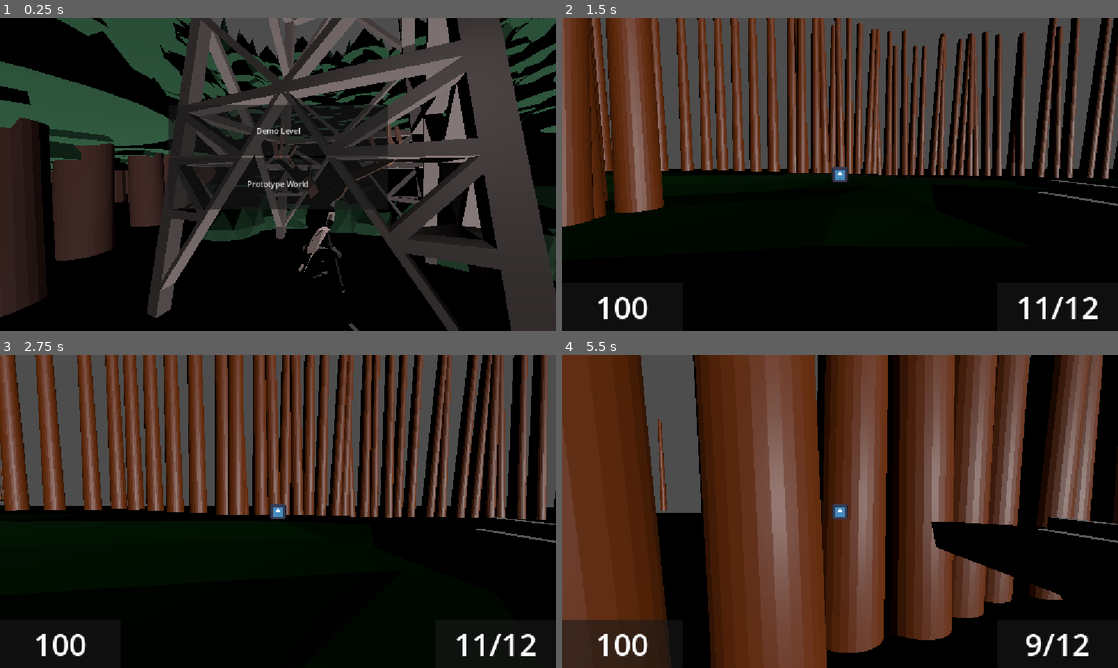
Above: before the commit, frames 1-4 (two rows, left to right).
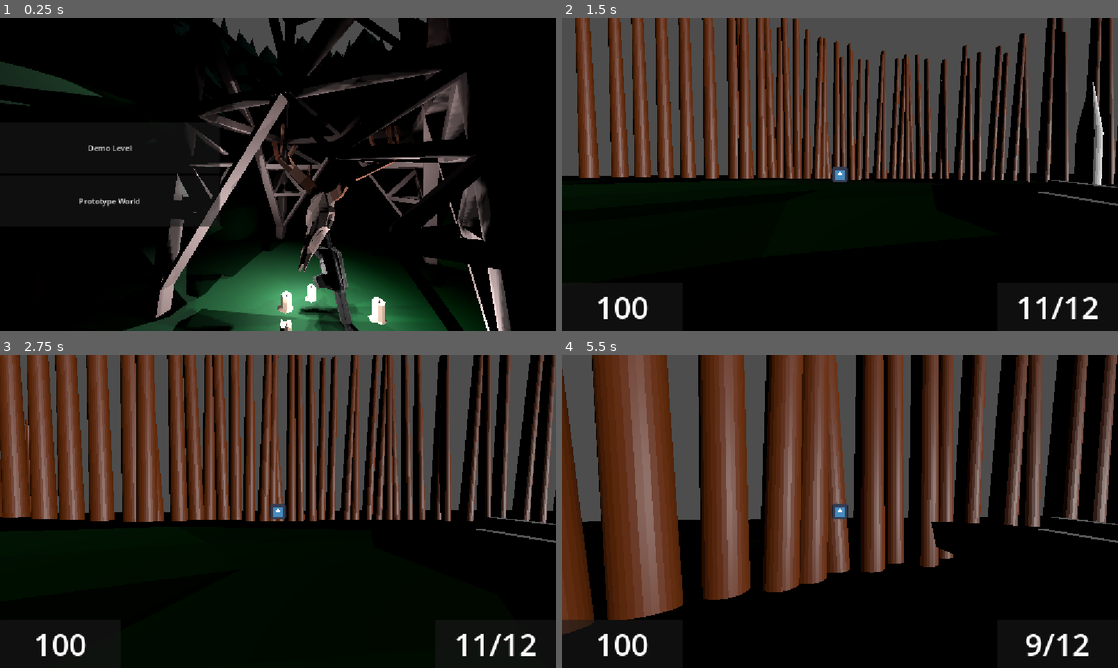
Above: after the commit, the same moments.

Repository: flowerFawn/unnamed-narrative-fps
Game: Godot game, scene res://ui/main menu/main menu.tscn
Same seed, same stepped clock (60 frames per second), same inputs: the game is played once before the commit and once after it. The engine's default icon, where the game draws it, is replaced by a stand-in: a white triangle on a blue panel in a dark square.
Inputs (mouse positions are in pixels of both pictures, inside the frame that each line leads up to):
- Up to frame 1 (0.25 s): no input
- Up to frame 2 (1.5 s): click "Demo Level" at 0.5 s; move the mouse to (867, 174) at 1.27 s; press the mouse at (867, 174) at 1.28 s; hold W (Move Forward) from 1.28 s (still down)
- Up to frame 3 (2.75 s): keep holding W (Move Forward); tap Space (Jump) at 1.52, 2.27 s; move the mouse to (250, 511) at 2.02 s; release the mouse at (250, 511) at 2.03 s; tap Shift (Sprint) at 2.1 s
- Up to frame 4 (5.5 s): keep holding W (Move Forward); move the mouse to (851, 505) at 2.77 s; press the mouse at (851, 505) at 2.78 s; move the mouse to (834, 517) at 3.52 s; release the mouse at (834, 517) at 3.53 s; tap Shift (Sprint) at 3.6, 5.1 s; tap Space (Jump) at 3.77, 4.52, 5.27 s; move the mouse to (878, 514) at 4.27 s; press the mouse at (878, 514) at 4.28 s; move the mouse to (795, 508) at 5.02 s; release the mouse at (795, 508) at 5.03 s

The runs differ from the first frame. In frame 1, 62% of the frame differs, in the area x 0-100%, y 0-100%; in frame 2, 37%; in frame 3, 40%; in frame 4, 65%.

Commit message:
main menu background improvements
camera moves on a timer, candles added, candles flicker for light, materials improved

Diff:
--- /dev/null
+++ b/misc/scripts/candle_light.gd
@@ -0,0 +1,18 @@
+extends OmniLight3D
+class_name CandleLight3D
+
+##Base energy of the candle light
+@export var base_energy:float = 1.0
+##Speed transform (along x axis) of candle light flicker
+@export var flicker_speed:float = 1
+##Intensity transform (along y axis) of candle light flicker
+@export var flicker_intensity:float = 1
+##Time offset of candle light flicker, in milliseconds
+@export var flicker_time_offset:float = 0
+
+var time_elapsed:float = 0
+
+func _process(delta: float) -> void:
+	time_elapsed += delta
+	var flicker:float = flicker_intensity * sin((time_elapsed * flicker_speed) + flicker_time_offset)
+	light_energy = base_energy + flicker
--- a/ui/main menu/main menu.tscn
+++ b/ui/main menu/main menu.tscn
@@ -4,7 +4,9 @@
 [ext_resource type="PackedScene" uid="uid://dxvrbogo5sfep" path="res://ui/main menu/background.glb" id="1_cp0fa"]
 [ext_resource type="Script" uid="uid://dfjujojs04qkl" path="res://ui/main menu/scene_load_button.gd" id="1_fervp"]
 [ext_resource type="PackedScene" uid="uid://d3xoqgmdf07lv" path="res://demo level/demo_level.tscn" id="2_48xt1"]
+[ext_resource type="Script" uid="uid://b84hy1ydusn1w" path="res://misc/scripts/candle_light.gd" id="2_o23gv"]
 [ext_resource type="PackedScene" uid="uid://dskooj4qmp27f" path="res://prototyping/prototype world.tscn" id="3_5p75u"]
+[ext_resource type="Script" uid="uid://bid0sa1m2esyi" path="res://ui/main menu/menu_camera_operator.gd" id="3_g2e7b"]
 
 [node name="Node" type="Node" unique_id=195281752]
 
@@ -12,15 +14,104 @@
 
 [node name="background" parent="Node3D" unique_id=2001185030 instance=ExtResource("1_cp0fa")]
 
-[node name="Camera3D" type="Camera3D" parent="Node3D" unique_id=1622241278]
+[node name="DirectionalLight3D" type="DirectionalLight3D" parent="Node3D" unique_id=904060664]
+transform = Transform3D(-0.29567412, -0.2446675, 0.9234255, 0.95408297, -0.124187246, 0.27258623, 0.047984682, 0.9616212, 0.27015206, 226.27371, 39.142944, 0)
+light_color = Color(0.4392, 0.432, 0.54, 1)
+light_energy = 0.349
+light_indirect_energy = 0.566
+shadow_enabled = true
+
+[node name="OmniLight3D" type="OmniLight3D" parent="Node3D" unique_id=670260983]
+transform = Transform3D(1, 0, 0, 0, 1, 0, 0, 0, 1, 0.54098177, 0.37293303, 1.2426196)
+shadow_enabled = true
+script = ExtResource("2_o23gv")
+base_energy = 0.3
+flicker_speed = 0.2
+flicker_intensity = 0.3
+flicker_time_offset = 500.0
+
+[node name="OmniLight3D2" type="OmniLight3D" parent="Node3D" unique_id=1914727520]
+transform = Transform3D(1, 0, 0, 0, 1, 0, 0, 0, 1, -0.84866667, 0.37293303, 0.93370616)
+shadow_enabled = true
+script = ExtResource("2_o23gv")
+base_energy = 0.3
+flicker_intensity = 0.2
+
+[node name="OmniLight3D3" type="OmniLight3D" parent="Node3D" unique_id=1283512833]
+transform = Transform3D(1, 0, 0, 0, 1, 0, 0, 0, 1, -0.42610162, 0.37293303, 0.6607119)
+shadow_enabled = true
+script = ExtResource("2_o23gv")
+base_energy = 0.1
+flicker_speed = 2.0
+flicker_intensity = 0.1
+flicker_time_offset = 1000.0
+
+[node name="OmniLight3D4" type="OmniLight3D" parent="Node3D" unique_id=1129157638]
+transform = Transform3D(1, 0, 0, 0, 1, 0, 0, 0, 1, -0.9529434, 0.41616458, 1.834862)
+shadow_enabled = true
+script = ExtResource("2_o23gv")
+base_energy = 0.2
+flicker_speed = 0.5
+flicker_intensity = 0.2
+
+[node name="OmniLight3D5" type="OmniLight3D" parent="Node3D" unique_id=1395476503]
+transform = Transform3D(1, 0, 0, 0, 1, 0, 0, 0, 1, -0.032978415, 0.26704615, 2.0139678)
+shadow_enabled = true
+script = ExtResource("2_o23gv")
+base_energy = 0.2
+flicker_speed = 0.5
+flicker_intensity = 0.2
+
+[node name="OmniLight3D6" type="OmniLight3D" parent="Node3D" unique_id=1181698221]
+transform = Transform3D(1, 0, 0, 0, 1, 0, 0, 0, 1, 0.6599207, 0.27401072, 2.7793915)
+shadow_enabled = true
+script = ExtResource("2_o23gv")
+base_energy = 0.2
+flicker_speed = 0.5
+flicker_intensity = 0.2
+
+[node name="OmniLight3D7" type="OmniLight3D" parent="Node3D" unique_id=794613676]
+transform = Transform3D(1, 0, 0, 0, 1, 0, 0, 0, 1, -2.5064285, 2.050262, 1.1057043)
+shadow_enabled = true
+script = ExtResource("2_o23gv")
+base_energy = 1.5
+flicker_speed = 0.2
+flicker_intensity = 1.5
+flicker_time_offset = -3000.0
+
+[node name="Camera Operator" type="Node3D" parent="Node3D" unique_id=1584803031]
+script = ExtResource("3_g2e7b")
+swap_time = 15.0
+
+[node name="Camera3D" type="Camera3D" parent="Node3D/Camera Operator" unique_id=1622241278]
 transform = Transform3D(1, 0, 0, 0, 1, 0, 0, 0, 1, -1.0497437, 2.2993164, 4.5601196)
 
-[node name="DirectionalLight3D" type="DirectionalLight3D" parent="Node3D" unique_id=904060664]
-transform = Transform3D(0.9872662, -0.08672836, 0.13335541, 0.15166721, 0.26031294, -0.9535378, 0.047984686, 0.9616212, 0.27015206, 214.66827, 78.19708, 0)
+[node name="Camera3D2" type="Camera3D" parent="Node3D/Camera Operator" unique_id=1360757564]
+transform = Transform3D(0.7258212, 0, 0.6878834, 0, 1, 0, -0.6878834, 0, 0.7258212, 4.952258, 2.2993164, 6.995117)
 
-[node name="SpotLight3D" type="SpotLight3D" parent="Node3D" unique_id=1426904901]
-transform = Transform3D(1, 0, 0, 0, 0.5121349, 0.858905, 0, -0.858905, 0.5121349, 0, 4.364868, 4.676697)
-spot_range = 4.0978885
+[node name="Camera3D3" type="Camera3D" parent="Node3D/Camera Operator" unique_id=1665850107]
+transform = Transform3D(0.73764986, 0.6252662, 0.254784, -0.02178002, -0.35512295, 0.93456584, 0.67483205, -0.69493157, -0.24833809, 0.13138247, 4.0975, 0.6601305)
+
+[node name="Camera3D4" type="Camera3D" parent="Node3D/Camera Operator" unique_id=367859861]
+transform = Transform3D(-0.993494, 0.088038646, 0.07224264, 0.044603508, 0.88446826, -0.4644636, -0.104787074, -0.45821947, -0.8826407, 0.13138247, 0.03073597, -0.35266376)
+
+[node name="Camera3D5" type="Camera3D" parent="Node3D/Camera Operator" unique_id=2001273511]
+transform = Transform3D(-0.18087666, 0.1333962, -0.9744173, -0.09381296, 0.98390144, 0.15210858, 0.9790213, 0.11892593, -0.16545054, -2.7936378, 1.9564577, 0.787858)
+
+[node name="Camera3D6" type="Camera3D" parent="Node3D/Camera Operator" unique_id=883812779]
+transform = Transform3D(-0.72790337, 0.13339622, 0.6725788, 0.17870343, 0.98390156, -0.0017395616, -0.66198325, 0.11892593, -0.74002355, 0.880087, 2.070538, -0.13043946)
+
+[node name="Camera3D7" type="Camera3D" parent="Node3D/Camera Operator" unique_id=1303501401]
+transform = Transform3D(-0.8235294, -0.008579869, 0.5672087, 0.13738844, 0.967101, 0.21410273, -0.55038524, 0.25424793, -0.79525745, 3.0298598, 2.4256542, -3.6421256)
+
+[node name="Camera3D8" type="Camera3D" parent="Node3D/Camera Operator" unique_id=1164718730]
+transform = Transform3D(0.7469158, 0.24554038, -0.6179213, -0.066567875, 0.95226336, 0.29793167, 0.6615782, -0.18139628, 0.7276059, -1.5656264, 2.1851578, 3.3766549)
+
+[node name="Camera3D9" type="Camera3D" parent="Node3D/Camera Operator" unique_id=2024167790]
+transform = Transform3D(0.3516239, 0.23407502, -0.906405, -0.030394841, 0.97057927, 0.23885639, 0.9356479, -0.056437623, 0.34839377, -0.90058404, 1.6896821, 1.5019923)
+
+[node name="Camera3D10" type="Camera3D" parent="Node3D/Camera Operator" unique_id=1284786689]
+transform = Transform3D(-0.96023756, 0.23407502, -0.15216202, 0.23988597, 0.97057945, -0.020761855, 0.14282513, -0.05643761, -0.9881377, 0.37361547, 12.273979, -2.6938863)
 
 [node name="CanvasLayer" type="CanvasLayer" parent="." unique_id=1558119201]
 
@@ -35,16 +126,12 @@
 
 [node name="VBoxContainer" type="VBoxContainer" parent="CanvasLayer/Main Menu" unique_id=1331412077]
 layout_mode = 1
-anchors_preset = 8
-anchor_left = 0.5
+anchors_preset = 4
 anchor_top = 0.5
-anchor_right = 0.5
 anchor_bottom = 0.5
-offset_left = -227.5
-offset_top = -144.0
-offset_right = 227.5
-offset_bottom = 72.0
-grow_horizontal = 2
+offset_top = -108.0
+offset_right = 455.0
+offset_bottom = 108.0
 grow_vertical = 2
 
 [node name="SceneLoadButton" type="Button" parent="CanvasLayer/Main Menu/VBoxContainer" unique_id=398565175]
--- /dev/null
+++ b/ui/main menu/menu_camera_operator.gd
@@ -0,0 +1,22 @@
+extends Node3D
+class_name MenuCameraOperator
+##Node that swaps between cameras on a given timer.
+##All children should be said cameras
+
+##Time between swapping cameras
+@export var swap_time:float = 5
+
+func _ready() -> void:
+	var swap_timer:Timer = Timer.new()
+	swap_timer.wait_time = swap_time
+	add_child(swap_timer, false, Node.INTERNAL_MODE_FRONT)
+	swap_timer.timeout.connect(swap_camera)
+	swap_timer.start()
+
+
+func swap_camera() -> void:
+	var cameras:Array[Camera3D]
+	cameras.assign(get_children(false))
+	var current_camera:Camera3D
+	current_camera = cameras[randi_range(0, cameras.size() - 1)]
+	current_camera.current = true
Not shown, added: misc/scripts/candle_light.gd.uid
Binary file changed: ui/main menu/background.glb
Not shown, added: ui/main menu/menu_camera_operator.gd.uid
Not shown, added: misc/models/candle.blend
Not shown, changed: ui/main menu/background applied.blend
Not shown, changed: ui/main menu/background applied.blend1
Not shown, changed: ui/main menu/background.blend
Not shown, changed: ui/main menu/background.blend1
